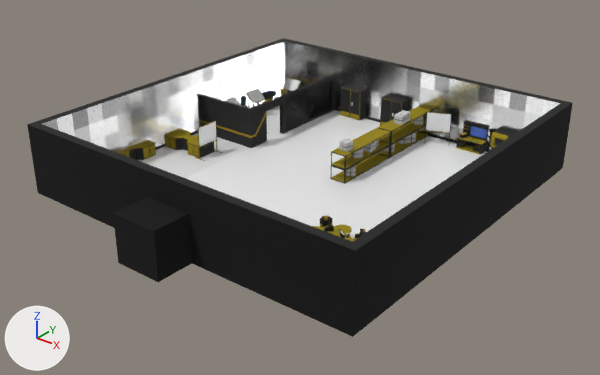
Before and after pictures for a commit that changed the FBX model Assets/Resources/MapSystem/Models/Rooms/Engineering Room/Engineering_Room_1x1x1.fbx.
One viewpoint serves both versions: a 50 mm camera at (52.1, -328.7, 40.1) aimed at (1.3, -265.1, 0.6). Every picture has the same lights, and +X, +Y and +Z are marked at lower left. The picture after the commit comes second. Where no turn or scale is listed for an object, it has been applied to the vertices.

Objects in the first picture: 'Engeneer_Room_1x1x1'.
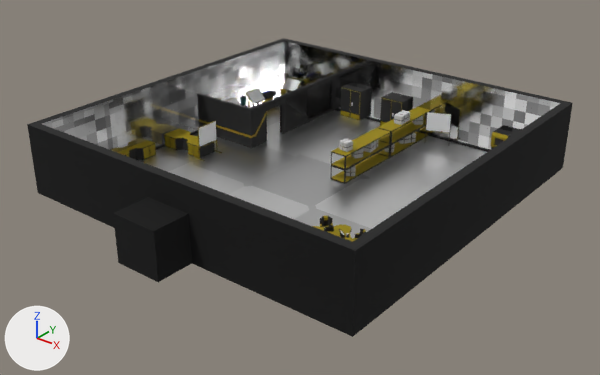
Where the change shows, as pixel boxes [x1, y1, x2, y2] in the pictures (600 x 375 px):
```json
{"part": 1, "of": "me_плоскость_003", "change": "deleted", "before": [456, 121, 491, 155]}
{"part": 2, "of": "me_плоскость_003", "change": "recoloured", "before": [42, 41, 560, 152], "after": [42, 41, 560, 152]}
{"part": 3, "of": "me_плоскость_003", "change": "recoloured", "before": [138, 105, 487, 239], "after": [138, 105, 487, 239]}
```

Edits to the scene script, one JSON object a line:
```json
{"op": "add", "block": "mat_tex__room_wall_bad", "code": ["mat_tex__room_wall_bad = principled_material('Tex. Room Wall Bad')", "mat_tex__room_wall_bad.texture = img_wall_color_png", "mat_tex__room_wall_bad.metallic = 1.0", "mat_tex__room_wall_bad.roughness = 0.1"]}
{"op": "add", "block": "mat_tex__room_floor", "code": ["mat_tex__room_floor = bpy.data.materials.new('Tex. Room Floor')", "# uses the picture img_floor_color_png", "# uses the picture img_wall_metallic_png"]}
{"block": "me_плоскость_003", "where": "# used by ob_engeneer_room_1x1x1; location = (0.0, -262.0, 0.0)"}
{"op": "remove", "block": "me_плоскость_003", "code": "me_плоскость_003.from_pydata(...)  # 4900 vertices, 4538 faces; spans x -21.0..21.0, y -25.2..21.0, z -0.1..8.0"}
{"op": "add", "block": "me_плоскость_003", "code": "me_плоскость_003.from_pydata(...)  # 3918 vertices, 3705 faces; spans x -21.0..21.0, y -25.2..21.0, z -0.1..8.0"}
{"block": "me_плоскость_003", "change": "me_плоскость_003 part 1: 44 loose pieces with 982 vertices, spanning x 8.4..12.4, y 18.5..20.0, z 0.0..3.2, are deleted"}
{"block": "me_плоскость_003", "change": "me_плоскость_003 part 2: 23 faces spanning x -20.0..20.0, y -20.0..20.0, z 0.0..8.0 switch from mat_tex__wall to mat_tex__room_wall_bad (picture img_wall_color_png)"}
{"block": "me_плоскость_003", "change": "me_плоскость_003 part 3: 10 faces spanning x -20.0..20.0, y -25.0..20.0, z 0.0 switch from mat_tex__floor (picture img_floor_color_png) to mat_tex__room_floor"}
{"op": "remove", "block": "me_плоскость_003", "code": "me_плоскость_003.materials.append(mat_tex__blueprint)  # picture img_blueprint_png"}
{"op": "remove", "block": "me_плоскость_003", "code": "me_плоскость_003.materials.append(mat_copper)  # yellow #a78800"}
{"op": "remove", "block": "me_плоскость_003", "code": "me_плоскость_003.materials.append(mat_metal)  # light grey #dedede"}
```
